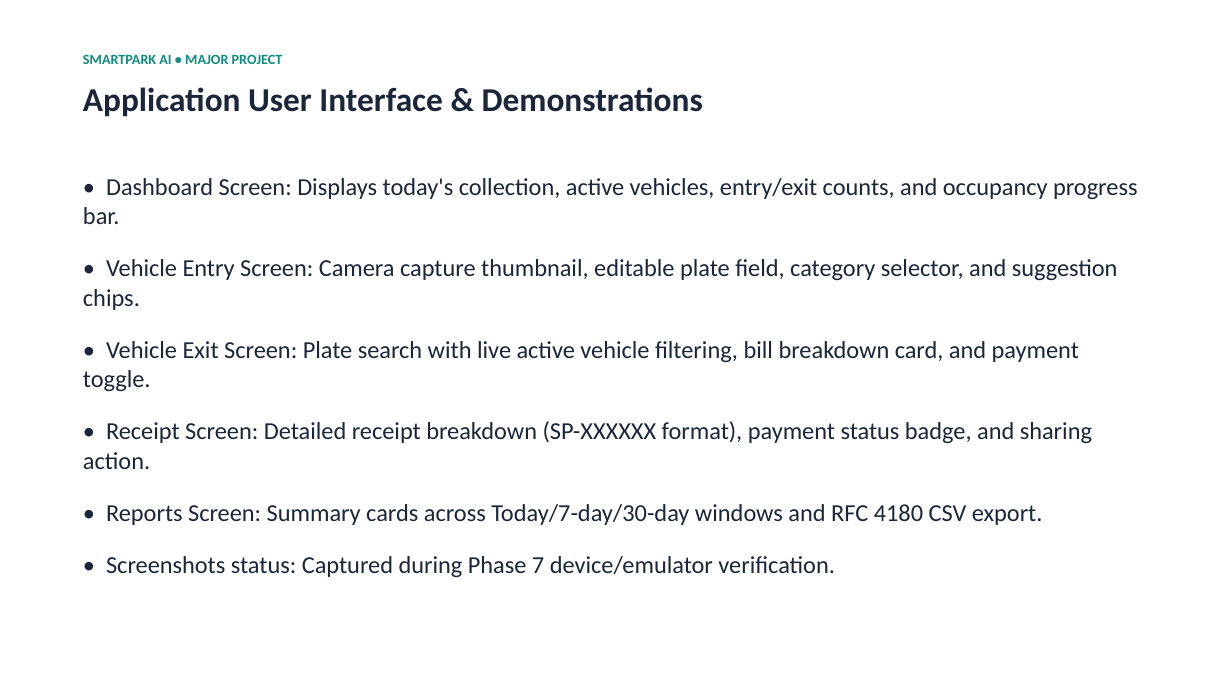
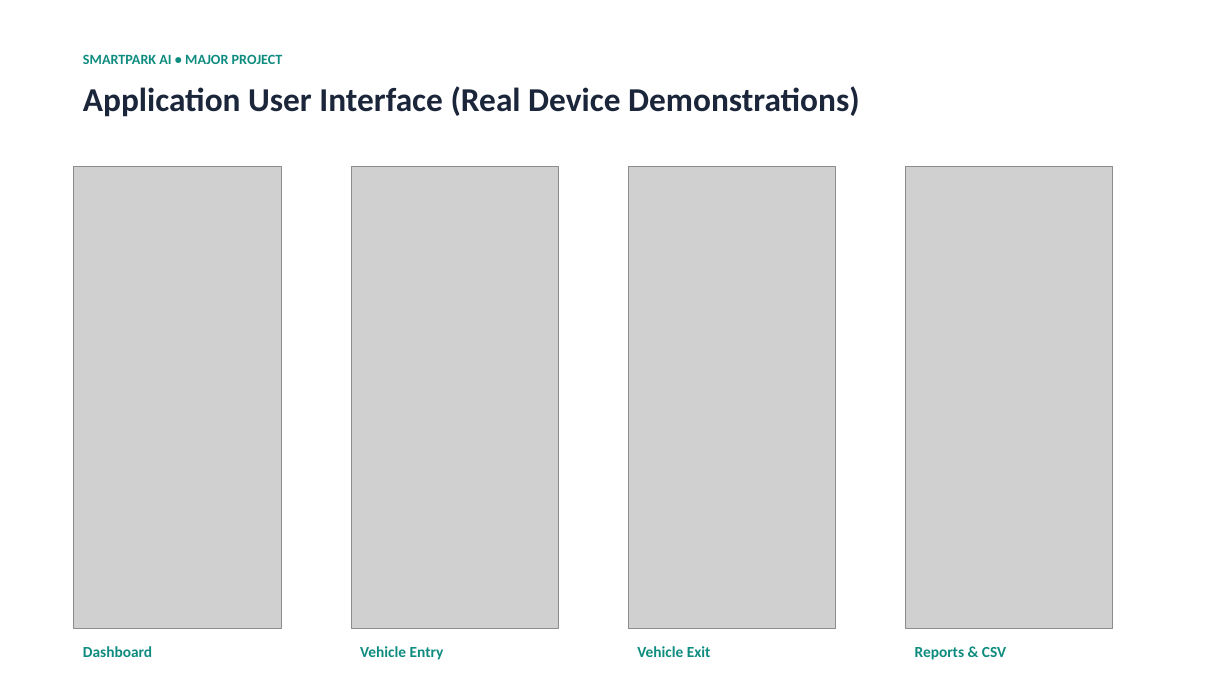
Before and after one commit to burgerbeast7/SmartPark-AI, a slide deck: slide 9 of docs/SmartPark_AI_Presentation.pptx. Drawn at 1232x693 pixels with LibreOffice and Linux fonts; fonts in the diff are those of the drawing; grey boxes stand for pictures. Boxes give left, top, right and bottom in pixels: in the first picture for what was removed or moved away, otherwise in the second. Text is boxed around its words. In the diff, an @@ line names an element or a change of style, - is before the commit and + after.

Commit message:
Add real device screenshots and update report and presentation artifacts

```diff
--- a/docs/SmartPark_AI_Presentation.pptx
+++ b/docs/SmartPark_AI_Presentation.pptx
@@ text at [83, 86, 860, 117]: text changed @@
-Application User Interface & Demonstrations
+Application User Interface (Real Device Demonstrations)
@@ picture added at [74, 166, 281, 628] @@
@@ text removed at [83, 178, 1137, 577] @@
-• Dashboard Screen: Displays today's collection, active vehicles, entry/exit counts, and occupancy progress bar.
-• Vehicle Entry Screen: Camera capture thumbnail, editable plate field, category selector, and suggestion chips.
-• Vehicle Exit Screen: Plate search with live active vehicle filtering, bill breakdown card, and payment toggle.
-• Receipt Screen: Detailed receipt breakdown (SP-XXXXXX format), payment status badge, and sharing action.
-• Reports Screen: Summary cards across Today/7-day/30-day windows and RFC 4180 CSV export.
-• Screenshots status: Captured during Phase 7 device/emulator verification.
@@ picture added at [351, 166, 558, 628] @@
@@ picture added at [628, 166, 836, 628] @@
@@ picture added at [906, 166, 1113, 628] @@
@@ text added at [83, 646, 152, 657], 12 pt, text #0E8C7F, bold @@
+Dashboard
@@ text added at [360, 646, 444, 660], 12 pt, text #0E8C7F, bold @@
+Vehicle Entry
@@ text added at [637, 646, 711, 657], 12 pt, text #0E8C7F, bold @@
+Vehicle Exit
@@ text added at [915, 647, 1006, 660], 12 pt, text #0E8C7F, bold @@
+Reports & CSV
```
Also in this commit, not shown: 10 other files.
